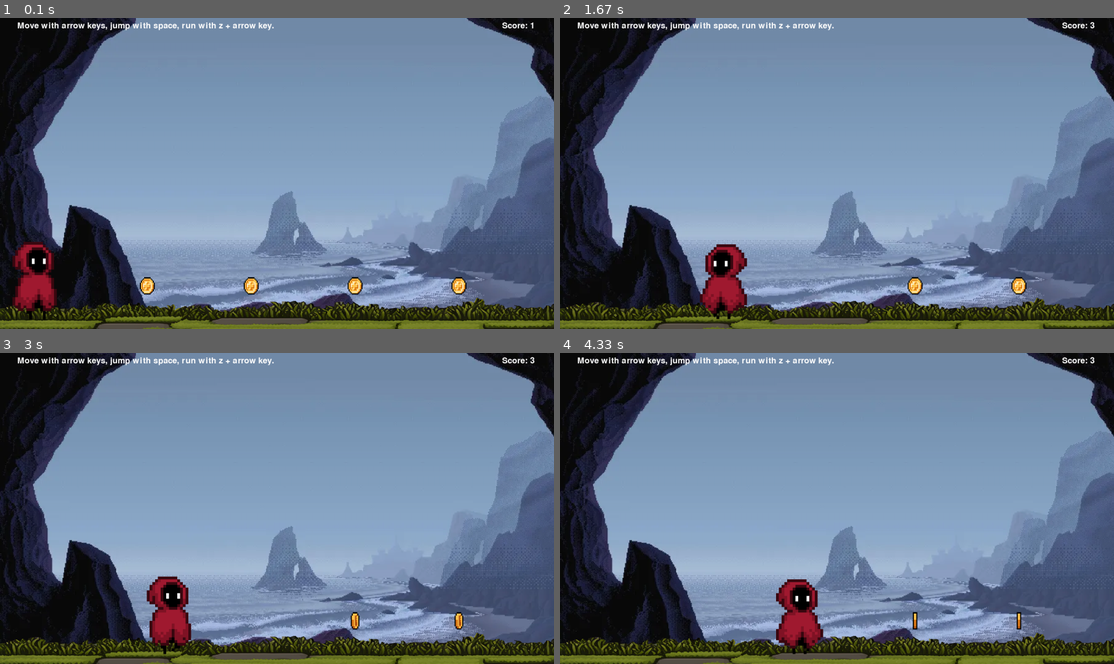
Above: before the commit, frames 1-4 (two rows, left to right).
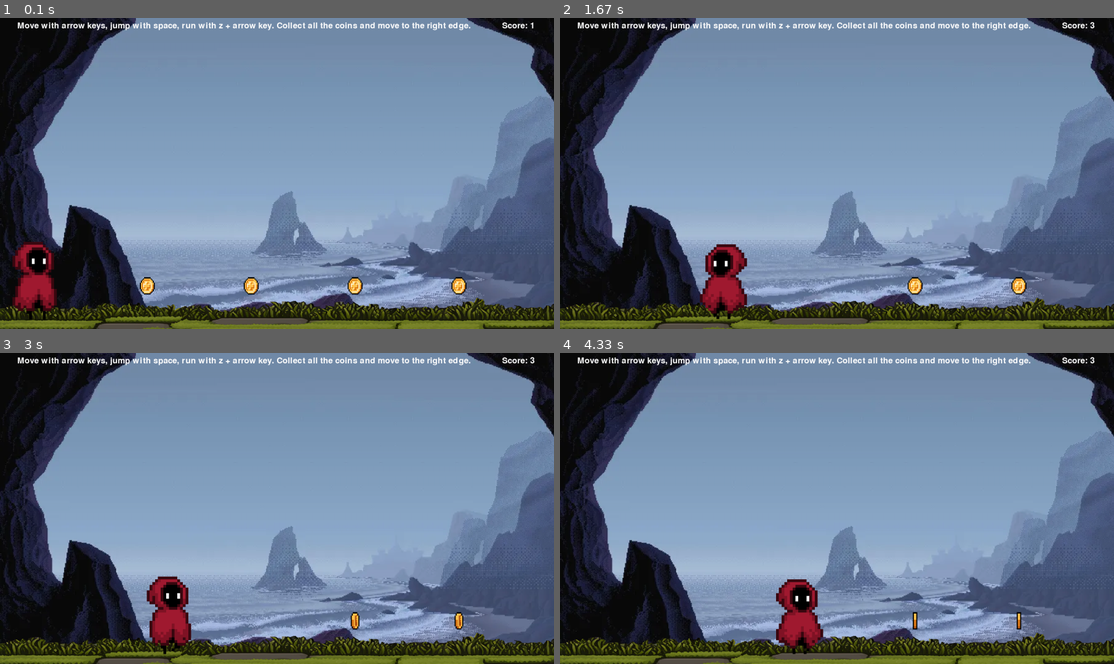
Above: after the commit, the same moments.

Repository: Mihairz/pygame-platformer
Game: pygame game, started from runme.py
The game is run twice, just before and just after one commit, with the same random seed, the same clock (stepped at 60 frames per second) and the same inputs.
Inputs:
- Up to frame 1 (0.1 s): no input
- Up to frame 2 (1.67 s): hold Right 0.33-0.8 s; hold Right 0.83-1.3 s; hold Left from 1.33 s (still down)
- Up to frame 3 (3 s): release Left at 1.87 s; hold Left 1.9-2.3 s; hold Right 2.33-2.97 s
- Up to frame 4 (4.33 s): hold Left 3-3.47 s; hold Right 3.5-3.97 s; hold Right from 4 s (still down)

The runs differ from the first frame. In frame 1, 0.4% of the frame differs, in the area x 50-85%, y 1-4%; in frame 2, 0.4%; in frame 3, 0.4%; in frame 4, 0.4%.

Commit message:
added platform texture and right arrow

Diff:
--- a/enemy.py
+++ b/enemy.py
@@ -2,20 +2,25 @@
 from PIL import Image
 
 # Function to load GIF and extract frames
-def load_gif(filename):
+def load_gif(filename, scale_size=None):
     gif = Image.open(filename)
     frames = []
     try:
         while True:
-            frames.append(pygame.image.fromstring(
-                gif.tobytes(), gif.size, gif.mode))
+            frame_surface = pygame.image.fromstring(
+                gif.tobytes(), gif.size, gif.mode
+            )
+            if scale_size:
+                frame_surface = pygame.transform.scale(frame_surface, scale_size)
+            frames.append(frame_surface)
             gif.seek(gif.tell() + 1)
     except EOFError:
-        frames.remove(frames[0])
+        if frames:  # Ensure at least one frame was loaded
+            frames.remove(frames[0])
         pass  # End of frames
     return frames
 
-enemy_frames = load_gif("assets/enemy-gif.gif")
+enemy_frames = load_gif("assets/enemy-gif2.gif", scale_size=(200, 200))
 
 class Enemy(pygame.sprite.Sprite):
     def __init__(self, x, y, speed):
--- a/level.py
+++ b/level.py
@@ -6,6 +6,19 @@
 from ground import Ground
 from coin import Coin
 
+# Function to load GIF and extract frames
+def load_gif(filename):
+    gif = Image.open(filename)
+    frames = []
+    try:
+        while True:
+                frames.append(pygame.image.fromstring(
+                gif.tobytes(), gif.size, gif.mode))
+                gif.seek(gif.tell() + 1)
+    except EOFError:
+            frames.remove(frames[0])
+            pass  # End of frames
+            return frames
 
 class Level:
     def __init__(self, level_number, screen_width, screen_height):
@@ -20,8 +33,7 @@
         self.ground = Ground(0, screen_height - 100,
                              screen_width, 100, self.ground_image, 28)
 
-        self.platform_image = pygame.Surface((200, 20))
-        self.platform_image.fill((200, 100, 50))  # Brown color for platforms
+        self.platform_image = pygame.image.load("assets/platform.png")
 
         self.platforms = pygame.sprite.Group()
         if level_number == 2:
@@ -36,25 +48,10 @@
 
             self.platforms.add(moving_platform_h, moving_platform_v)
         if self.level_number == 4:
-            platform1 = Ground(200, screen_height - 400, 150, 20, self.ground_image, 20, move_type="horizontal", move_range=200, move_speed=2)
-            platform2 = Ground(500, screen_height - 300, 150, 20, self.ground_image, 20, move_type="vertical", move_range=100, move_speed=2)
-            platform3 = Ground(800, screen_height - 400, 150, 20, self.ground_image, 20, move_type="horizontal", move_range=200, move_speed=2)
+            platform1 = Ground(200, screen_height - 400, 150, 20, self.platform_image, 20, move_type="horizontal", move_range=200, move_speed=2)
+            platform2 = Ground(500, screen_height - 300, 150, 20, self.platform_image, 20, move_type="vertical", move_range=100, move_speed=2)
+            platform3 = Ground(800, screen_height - 400, 150, 20, self.platform_image, 20, move_type="horizontal", move_range=200, move_speed=2)
             self.platforms.add(platform1, platform2, platform3)
-
-
-        # Function to load GIF and extract frames
-        def load_gif(filename):
-            gif = Image.open(filename)
-            frames = []
-            try:
-                while True:
-                    frames.append(pygame.image.fromstring(
-                        gif.tobytes(), gif.size, gif.mode))
-                    gif.seek(gif.tell() + 1)
-            except EOFError:
-                frames.remove(frames[0])
-                pass  # End of frames
-            return frames
 
         coin_image = load_gif("assets/coin-gif.gif")
 
@@ -126,6 +123,13 @@
         self.enemy_group = pygame.sprite.Group()
         self.enemy_spawn_timer = 0  # Initialize the timer
 
+        # Load arrow image
+        self.arrow_image = pygame.image.load("assets/right-arrow.png")
+        self.arrow_image = pygame.transform.scale(self.arrow_image, (150, 150))
+        self.arrow_rect = self.arrow_image.get_rect()
+        self.arrow_rect.right = screen_width - 20
+        self.arrow_rect.centery = screen_height // 2
+
 
     def draw(self, screen):
         screen.blit(self.background_image, (0, 0))
@@ -134,6 +138,9 @@
         self.coins.draw(screen)
         self.enemy_group.draw(screen)
 
+        if len(self.coins) == 0 and self.level_number != 4:
+            screen.blit(self.arrow_image, self.arrow_rect)
+
     def update(self):
         self.platforms.update()  # Update platform movements
 
@@ -141,7 +148,7 @@
             self.enemy_spawn_timer += 1  # Add delta time or frame interval
 
             if self.enemy_spawn_timer >= 100:  # 2000ms = 2 seconds
-                enemy = Enemy(self.screen_width, self.screen_height - 220, speed=3)
+                enemy = Enemy(self.screen_width, self.screen_height - 150, speed=3)
                 self.enemy_group.add(enemy)
                 self.enemy_spawn_timer = 0  # Reset the timer
          # Update enemies
--- a/runme.py
+++ b/runme.py
@@ -193,7 +193,7 @@
 def display_commands(screen):
     font = pygame.font.Font(None, 36)
     text = font.render(
-        'Move with arrow keys, jump with space, run with z + arrow key.', True, (255, 255, 255))
+        'Move with arrow keys, jump with space, run with z + arrow key. Collect all the coins and move to the right edge.', True, (255, 255, 255))
     screen.blit(text, (50, 10))
 
 
Binary file removed: assets/enemy-gif.gif
Binary file added: assets/enemy-gif2.gif
Binary file added: assets/platform.png
Binary file added: assets/right-arrow.png
Binary file removed: assets/winner-gif.gif
